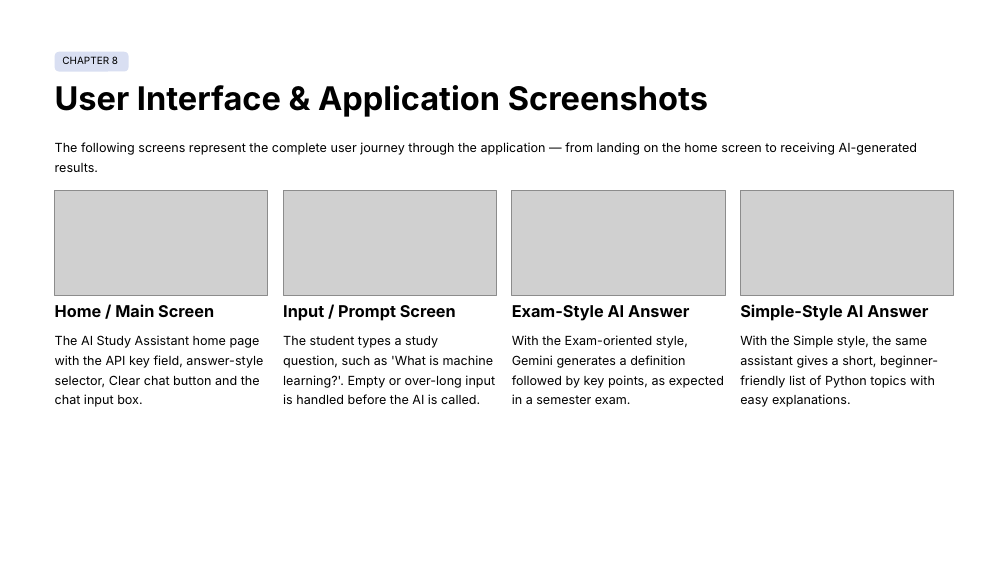
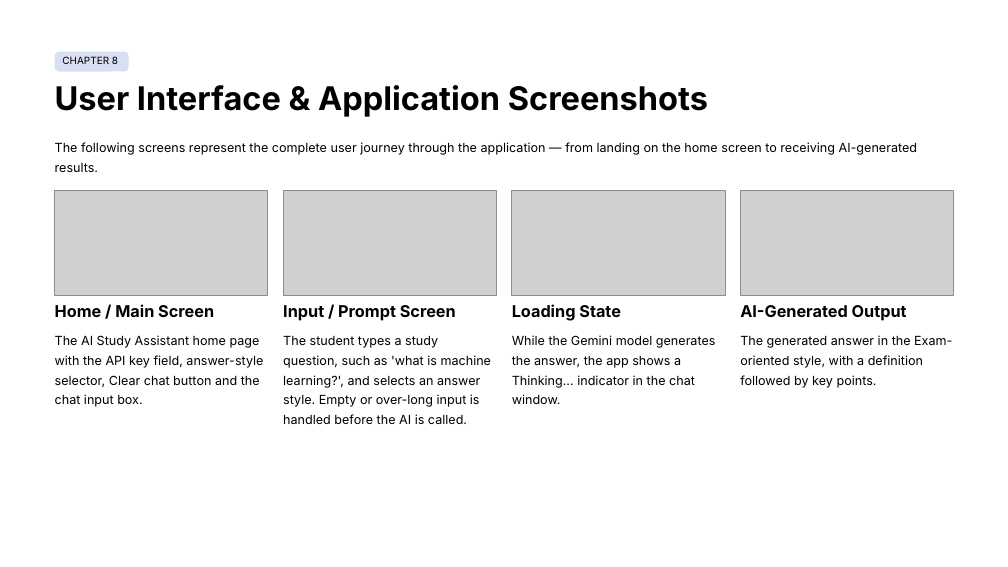
Before and after one commit to Anagandulashivani/ai-study-assistant-chatbot, a slide deck: slide 10 of Project-Title_Shivani.pptx. Drawn at 1008x567 pixels with LibreOffice and Linux fonts; fonts in the diff are those of the drawing; grey boxes stand for pictures. Boxes give left, top, right and bottom in pixels: in the first picture for what was removed or moved away, otherwise in the second. Text is boxed around its words. In the diff, an @@ line names an element or a change of style, - is before the commit and + after.

```diff
--- a/Project-Title_Shivani.pptx
+++ b/Project-Title_Shivani.pptx
@@ text at bbox=[512, 304, 621, 321]: text changed @@
-Exam-Style AI Answer
+Loading State
@@ text at bbox=[740, 305, 907, 321]: text changed @@
-Simple-Style AI Answer
+AI-Generated Output
@@ text at bbox=[283, 336, 492, 424]: text changed @@
-The student types a study question, such as 'What is machine learning?'. Empty or over-long input is handled before the AI is called.
+The student types a study question, such as 'what is machine learning?', and selects an answer style. Empty or over-long input is handled before the AI is called.
@@ text at bbox=[512, 335, 716, 404]: text changed @@
-With the Exam-oriented style, Gemini generates a definition followed by key points, as expected in a semester exam.
+While the Gemini model generates the answer, the app shows a Thinking... indicator in the chat window.
@@ text at bbox=[740, 335, 952, 388]: text changed @@
-With the Simple style, the same assistant gives a short, beginner-friendly list of Python topics with easy explanations.
+The generated answer in the Exam-oriented style, with a definition followed by key points.
```
Also in this commit, not shown: 2 other slides changed, 6 other files.
